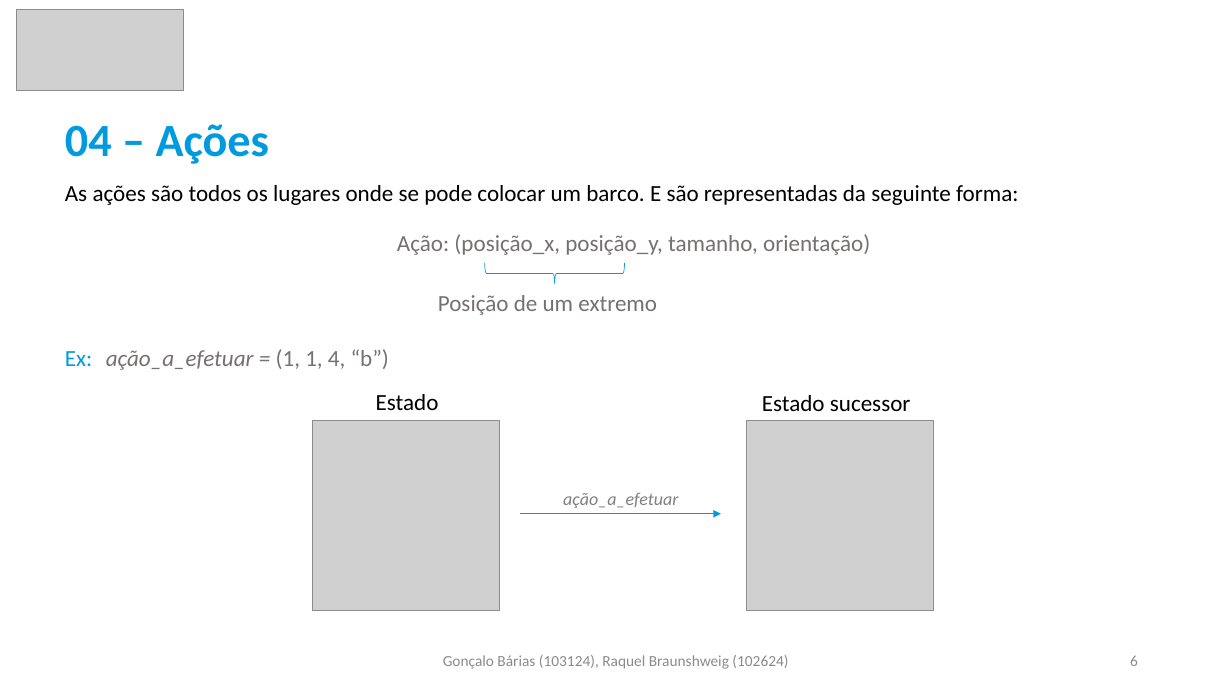
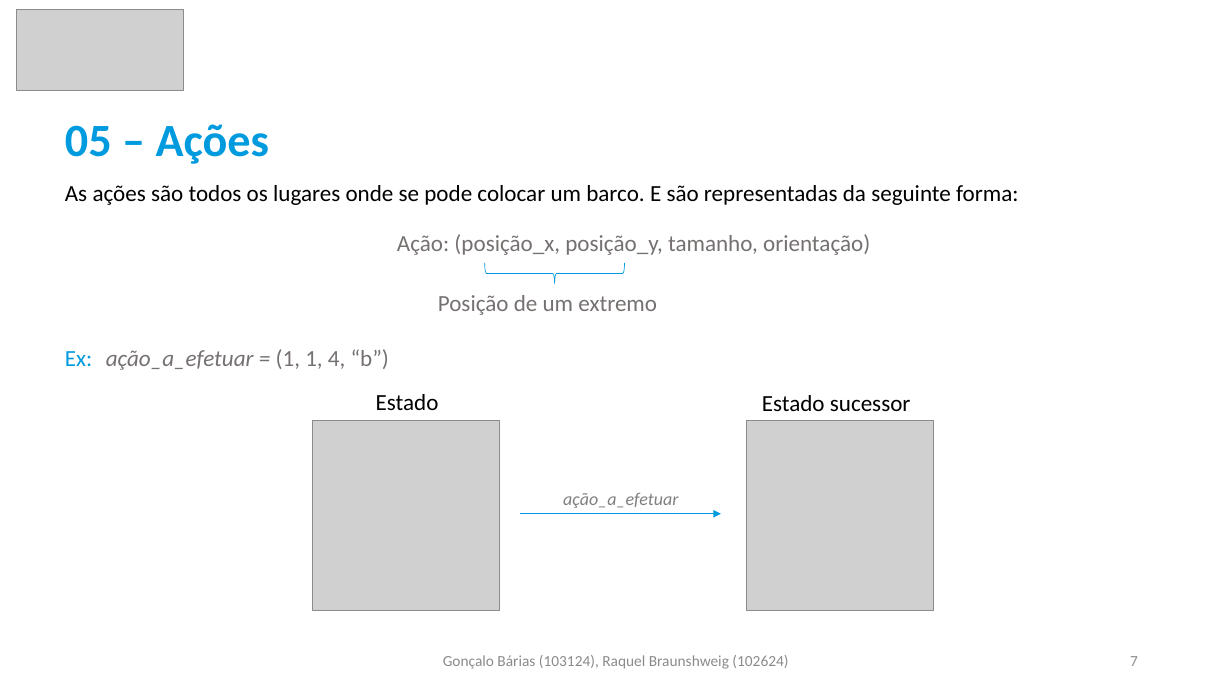
Before and after one commit to goncalobarias/Bimaru-IA, a slide deck: slide 7 of report/report.pptx (slide 6 before the commit). Drawn at 1232x693 pixels with LibreOffice and Linux fonts; fonts in the diff are those of the drawing; grey boxes stand for pictures. Boxes give left, top, right and bottom in pixels: in the first picture for what was removed or moved away, otherwise in the second. Text is boxed around its words. In the diff, an @@ line names an element or a change of style, - is before the commit and + after.

```diff
--- a/report/report.pptx
+++ b/report/report.pptx
@@ text at (x1=65, y1=124, x2=269, y2=164): text changed @@
-04 – Ações
+05 – Ações
@@ page number at (x1=1130, y1=656, x2=1138, y2=666): text changed @@
-6
+7
```
Also in this commit, not shown: 5 other slides changed, 1 slide added.
